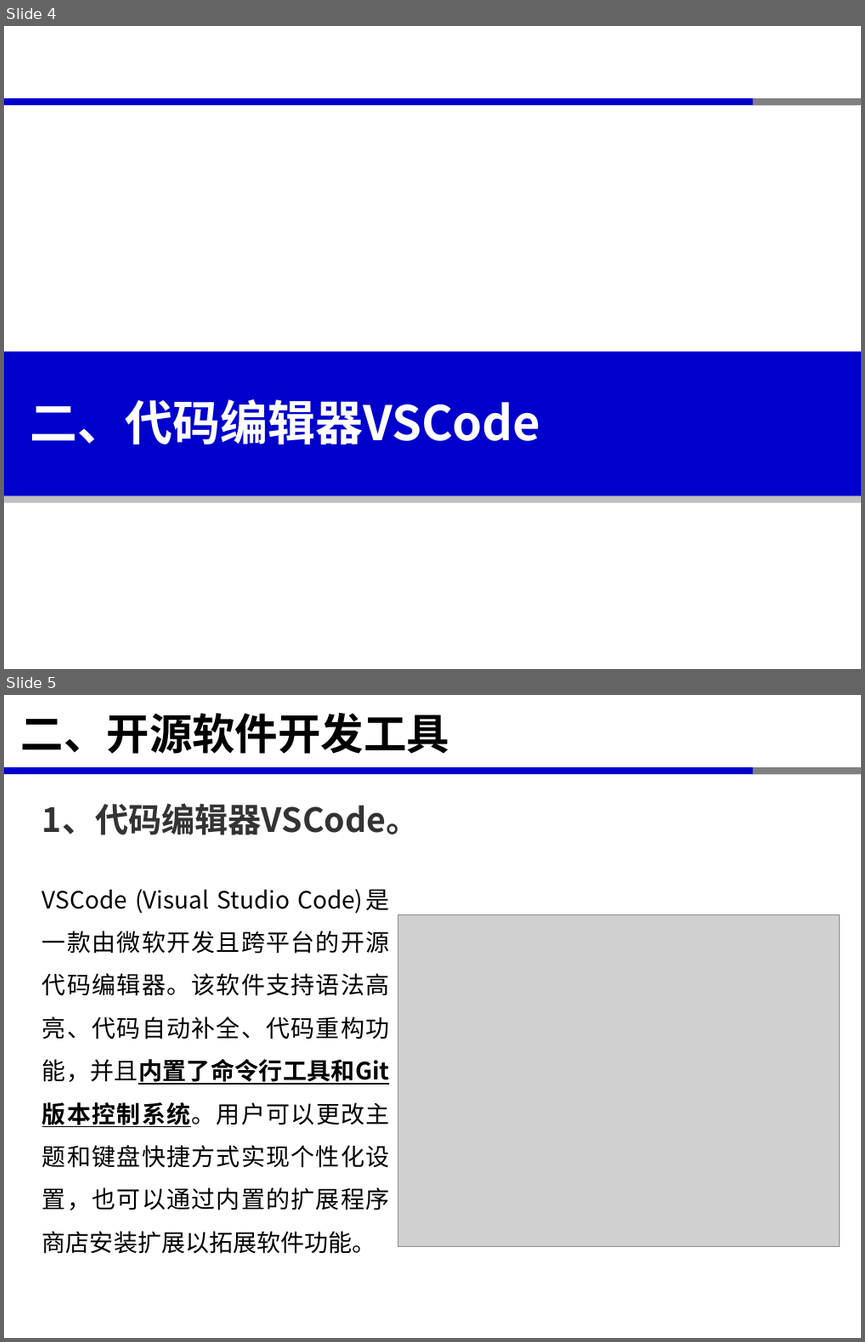
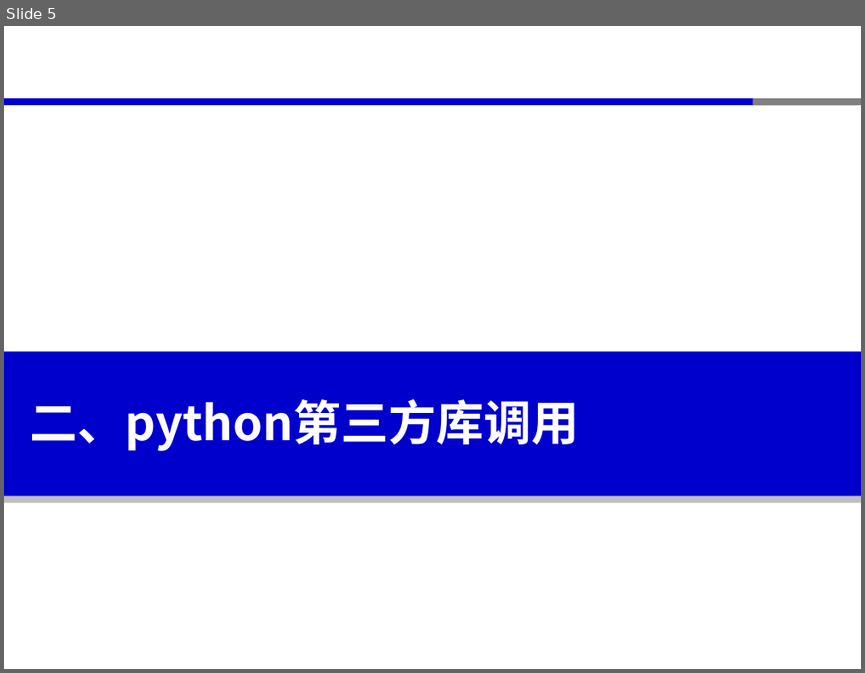
Before and after one commit to xinluo2018/spatial-data-course, a slide deck: 第二章-Python程序设计基础-8学时/第3节-python库调用-2课时.pptx. Shown one above the other, each under a label of ours: slides 4 and 5 before the commit, slide 5 after it. The pictures are 865x1342 and 865x673 pixels, drawn with LibreOffice and Linux fonts; fonts in the diff are those of the drawing; grey boxes stand for pictures. Boxes give left, top, right and bottom in pixels: in the first picture for what was removed or moved away, otherwise in the second. Text is boxed around its words. In the diff, an @@ line names an element or a change of style, - is before the commit and + after.

```diff
--- a/第二章-Python程序设计基础-8学时/第3节-python库调用-2课时.pptx
+++ b/第二章-Python程序设计基础-8学时/第3节-python库调用-2课时.pptx
@@ slide 5 removed at <box>4,695,861,1338</box>, background #FFFFFF; not listed: 3 template elements that a slide beside it also shows @@
@@ title removed at <box>21,713,449,754</box> @@
-二、开源软件开发工具
@@ text removed at <box>42,803,419,835</box> @@
-1、代码编辑器VSCode。
@@ text removed at <box>42,889,390,1253</box> @@
-VSCode (Visual Studio Code)是一款由微软开发且跨平台的开源代码编辑器。该软件支持语法高亮、代码自动补全、代码重构功能，并且内置了命令行工具和Git 版本控制系统。用户可以更改主题和键盘快捷方式实现个性化设置，也可以通过内置的扩展程序商店安装扩展以拓展软件功能。
@@ picture removed at <box>398,915,840,1246</box> @@
@@ what was slide 4 is now slide 5 @@
@@ slide 5 changed as well @@
@@ text at <box>30,398,579,451</box>: text changed @@
-二、代码编辑器VSCode
+二、python第三方库调用
```
Also in this commit, not shown: 4 other slides changed, 8 slides added, 2 other slides removed, 12 other files.
